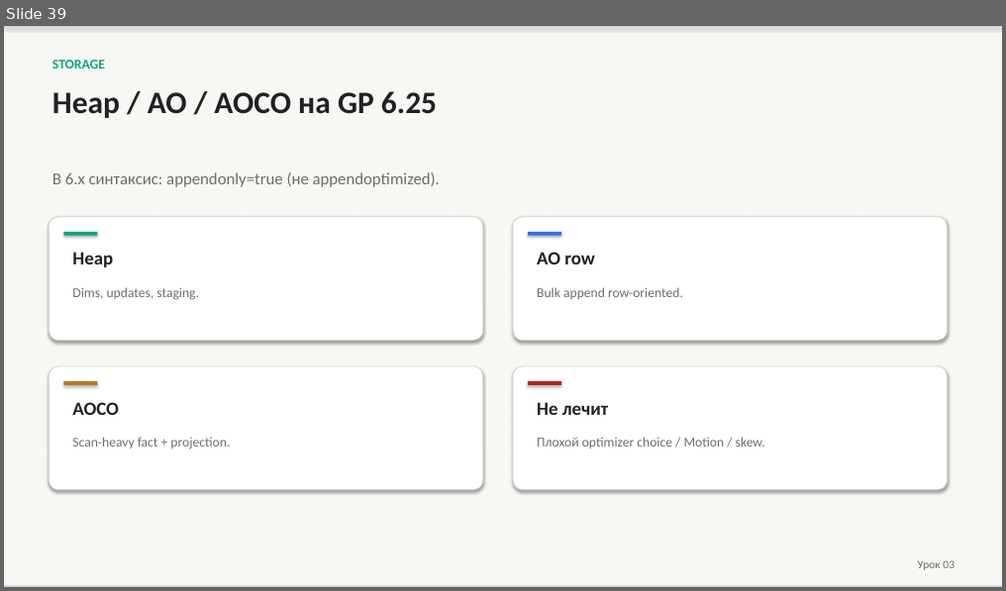
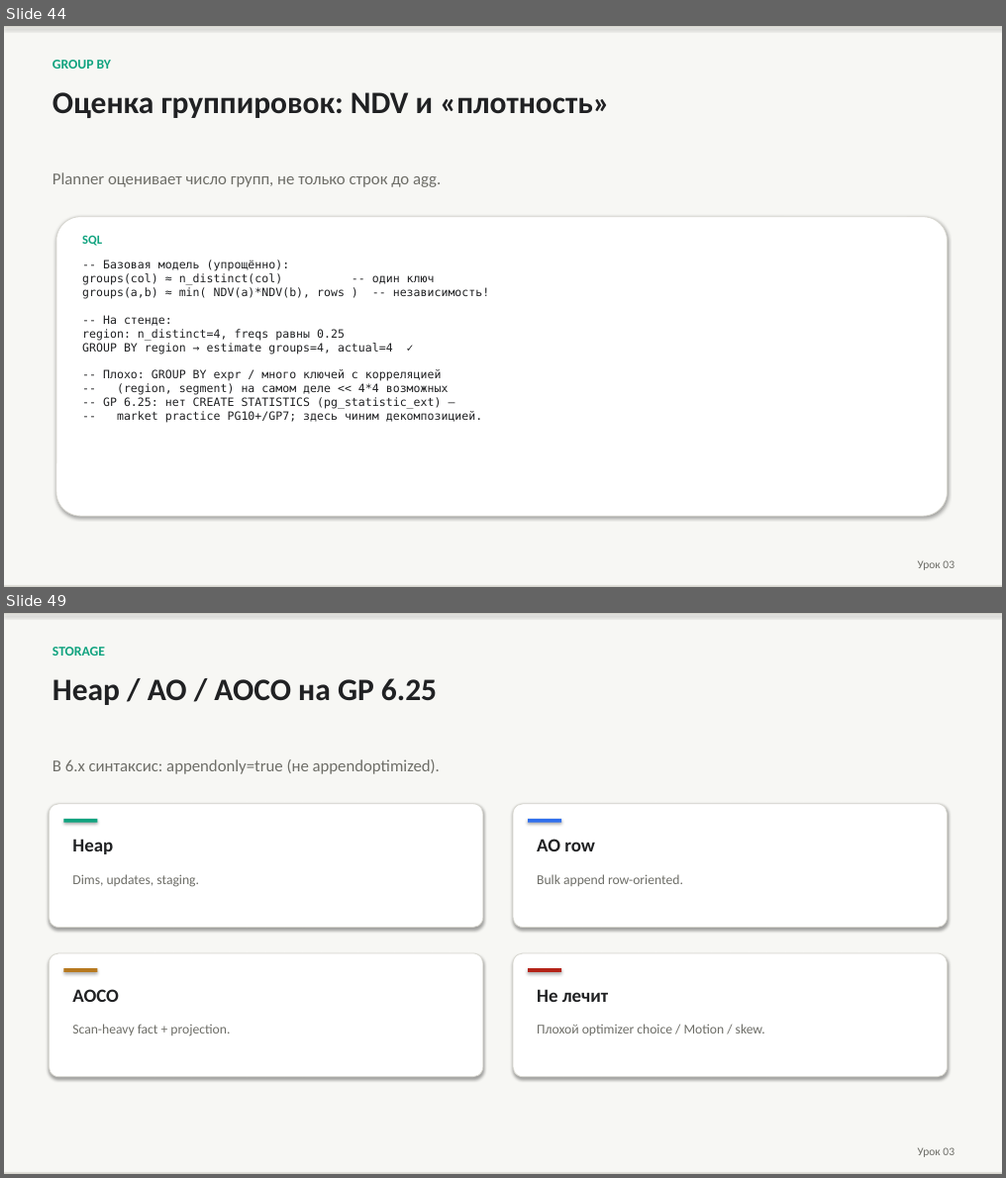
Before and after one commit to PaulKov/de-mentor, a slide deck: artifacts/greenplum-query-tuning-theory.pptx. Shown one above the other, each under a label of ours: slide 39 before the commit, slides 44 and 49 after it; the slides between them are not shown. The pictures are 1006x591 and 1006x1178 pixels, drawn with LibreOffice and Linux fonts; fonts in the diff are those of the drawing. Boxes give left, top, right and bottom in pixels: in the first picture for what was removed or moved away, otherwise in the second. Text is boxed around its words. In the diff, an @@ line names an element or a change of style, - is before the commit and + after.

```diff
--- a/artifacts/greenplum-query-tuning-theory.pptx
+++ b/artifacts/greenplum-query-tuning-theory.pptx
@@ slide 44 added at [4,26,1002,587], background #FFFFFF @@
@@ rectangle added at [4,26,1002,587], fill #F7F7F4 @@
@@ rectangle added at [4,26,1002,28], fill #D8D7D0 @@
@@ text added at [53,60,111,69], 13 pt, text #10A37F, bold @@
+GROUP BY
@@ text added at [53,92,609,118], 30 pt, text #202123, bold @@
+Оценка группировок: NDV и «плотность»
@@ text added at [53,173,441,187], 16 pt, text #6E6E68 @@
+Planner оценивает число групп, не только строк до agg.
@@ rounded rectangle added at [56,217,947,516], fill #FFFFFF, outline #D8D7D0 0.75 pt @@
@@ text added at [82,235,102,246], 12 pt, text #10A37F, bold @@
+SQL
@@ text added at [82,260,490,423], 11 pt, text #202123 @@
+-- Базовая модель (упрощённо):
+groups(col) ≈ n_distinct(col) -- один ключ
+groups(a,b) ≈ min( NDV(a)*NDV(b), rows ) -- независимость!
+-- На стенде:
+region: n_distinct=4, freqs равны 0.25
+GROUP BY region → estimate groups=4, actual=4 ✓
+-- Плохо: GROUP BY expr / много ключей с корреляцией
+-- (region, segment) на самом деле << 4*4 возможных
+-- GP 6.25: нет CREATE STATISTICS (pg_statistic_ext) —
+-- market practice PG10+/GP7; здесь чиним декомпозицией.
@@ rectangle added at [4,586,1002,587], fill #D8D7D0 @@
@@ text added at [918,561,954,570], 11 pt, text #6E6E68 @@
+Урок 03
@@ what was slide 39 is now slide 49 @@
```
Also in this commit, not shown: 4 slides changed, 11 other slides added, 2 slides removed, 38 other files.
